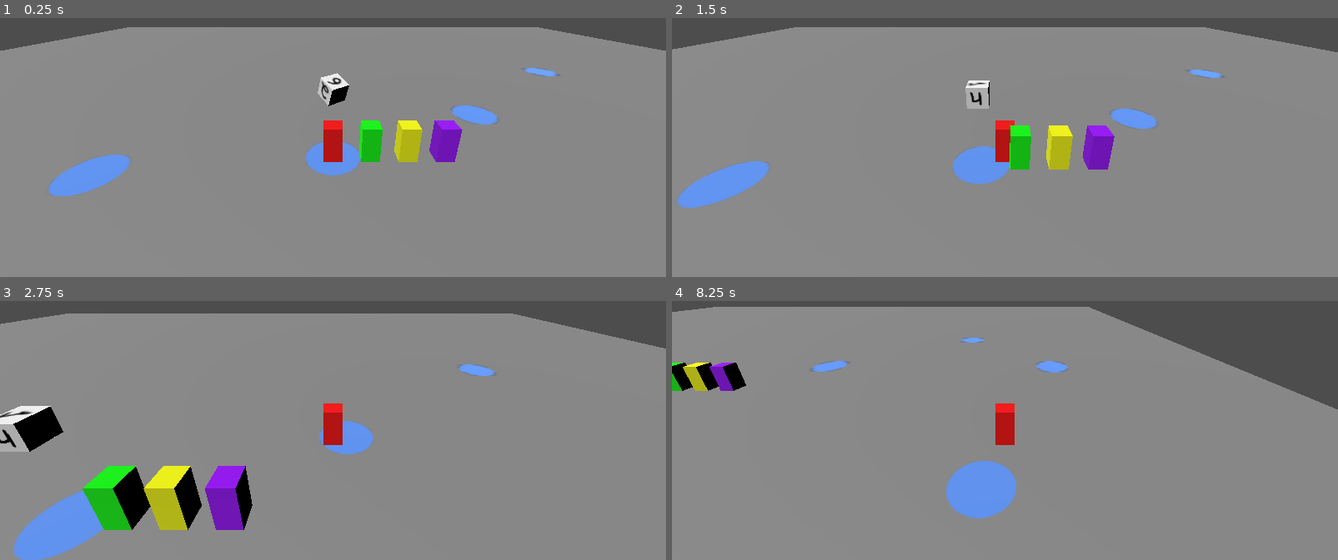
Above: before the commit, frames 1-4 (two rows, left to right).
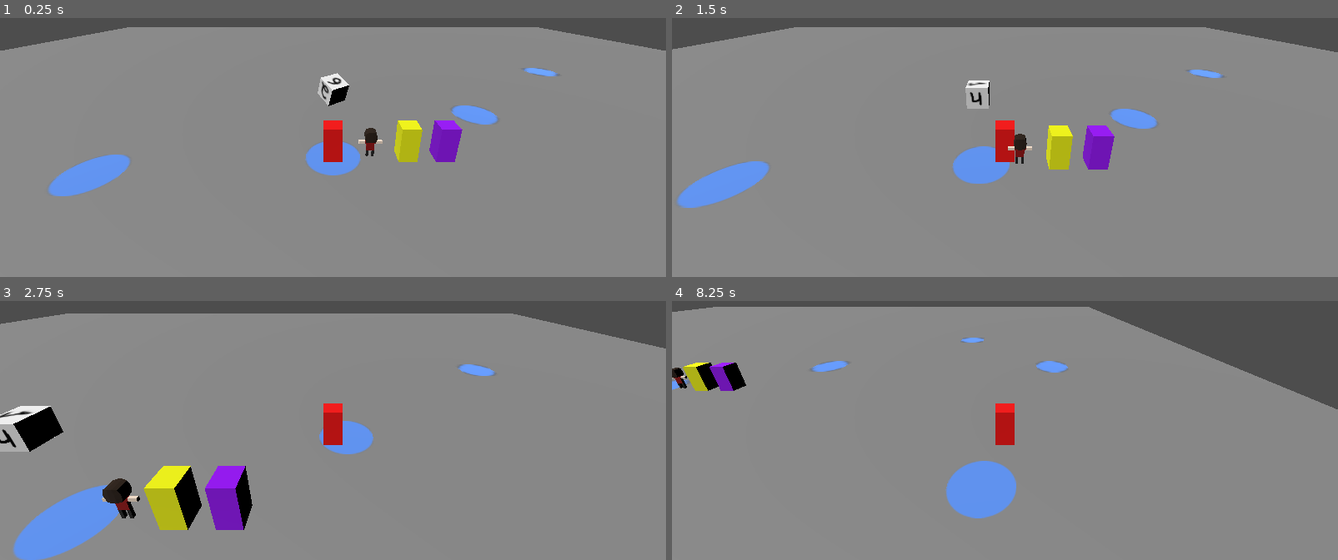
Above: after the commit, the same moments.

Repository: JoaoHenriqueProg/Frenesi-Mania
Game: Godot game, scene res://Scenes/BoardProto/BoardProto.tscn
Two runs of this game, one before a commit and one after it. Both use one fixed random seed, a clock stepped at 60 frames per second and the inputs below.
Inputs:
- Up to frame 1 (0.25 s): no input
- Up to frame 2 (1.5 s): tap Space (jump) at 0.77 s
- Up to frame 3 (2.75 s): tap Space (jump) at 1.52 s
- Up to frame 4 (8.25 s): tap Space (jump) at 3.02, 3.77, 4.52, 6.02, 6.77, 7.52 s

The runs differ from the first frame. In frame 1, 0.5% of the frame differs, in the area x 53-58%, y 39-56%; in frame 2, 0.5%; in frame 3, 1.7%, in the area x 12-23%, y 63-89%; in frame 4, 0.2%.

Commit message:
add: lele.gltf modelo 3d

Diff:
--- a/Scenes/BoardProto/BoardProto.tscn
+++ b/Scenes/BoardProto/BoardProto.tscn
@@ -1,6 +1,7 @@
 [gd_scene load_steps=15 format=3 uid="uid://diudj0larf8no"]
 
 [ext_resource type="Script" path="res://Scenes/BoardProto/BoardProto.gd" id="1_67sv3"]
+[ext_resource type="PackedScene" uid="uid://bmwuark7fedu8" path="res://Obj/Players/Lele/Models/lele.gltf" id="2_gy066"]
 [ext_resource type="Texture2D" uid="uid://iahbiiwo3tft" path="res://Scenes/BoardProto/Step.png" id="3_olr5s"]
 [ext_resource type="PackedScene" uid="uid://cn7fl47mw6gvg" path="res://Scenes/BoardProto/Dice.glb" id="3_tcstq"]
 
@@ -10,9 +11,6 @@
 
 [sub_resource type="StandardMaterial3D" id="StandardMaterial3D_g8tpo"]
 albedo_color = Color(1, 0, 0, 1)
-
-[sub_resource type="StandardMaterial3D" id="StandardMaterial3D_ld3qw"]
-albedo_color = Color(0, 1, 0, 1)
 
 [sub_resource type="StandardMaterial3D" id="StandardMaterial3D_4hqe1"]
 albedo_color = Color(0.984314, 1, 0, 1)
@@ -101,9 +99,10 @@
 
 [node name="Player 2" type="MeshInstance3D" parent="Players"]
 transform = Transform3D(1, 0, 0, 0, -4.37114e-08, -2, 0, 1, -8.74228e-08, 2, 1, 0)
-mesh = SubResource("BoxMesh_ghysp")
-skeleton = NodePath("../../..")
-surface_material_override/0 = SubResource("StandardMaterial3D_ld3qw")
+skeleton = NodePath("../../..")
+
+[node name="blockbench_export" parent="Players/Player 2" instance=ExtResource("2_gy066")]
+transform = Transform3D(5, 0, 0, 0, -1.4569e-07, 5, 0, -3.333, -2.18557e-07, 0.0164862, 4.24875e-08, 0.486)
 
 [node name="Player 3" type="MeshInstance3D" parent="Players"]
 transform = Transform3D(1, 0, 0, 0, -4.37114e-08, -2, 0, 1, -8.74228e-08, 4, 1, 0)
Not shown, added: Obj/Players/Lele/Models/lele.gltf
Not shown, added: Obj/Players/Lele/Models/lele.gltf.import
Binary file added: Obj/Players/Lele/Models/lele_0.png
Not shown, added: Obj/Players/Lele/Models/lele_0.png.import
